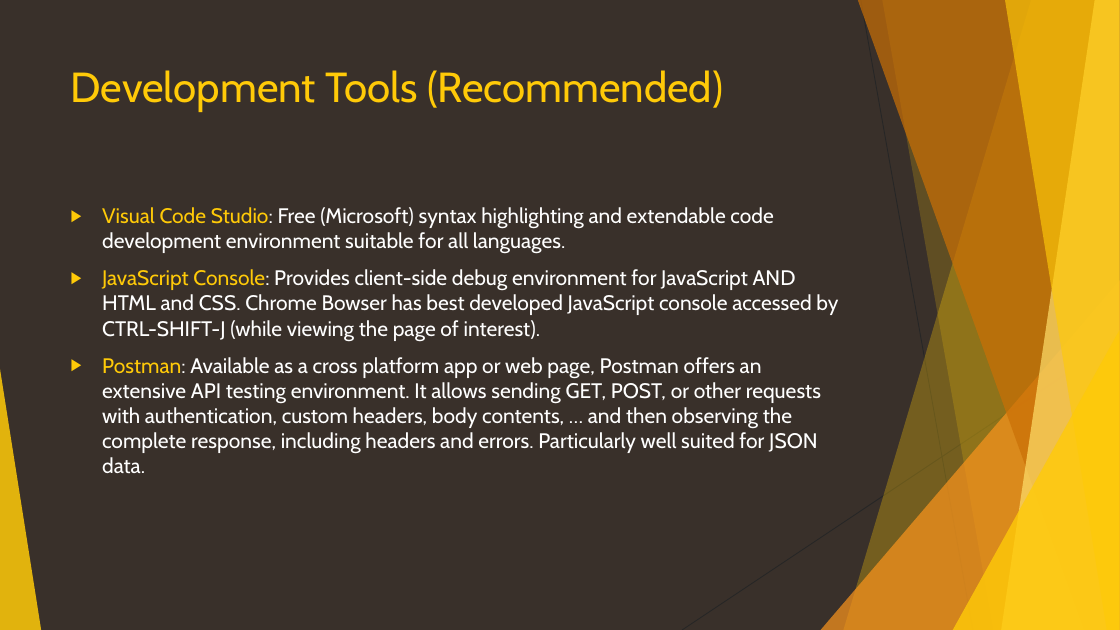
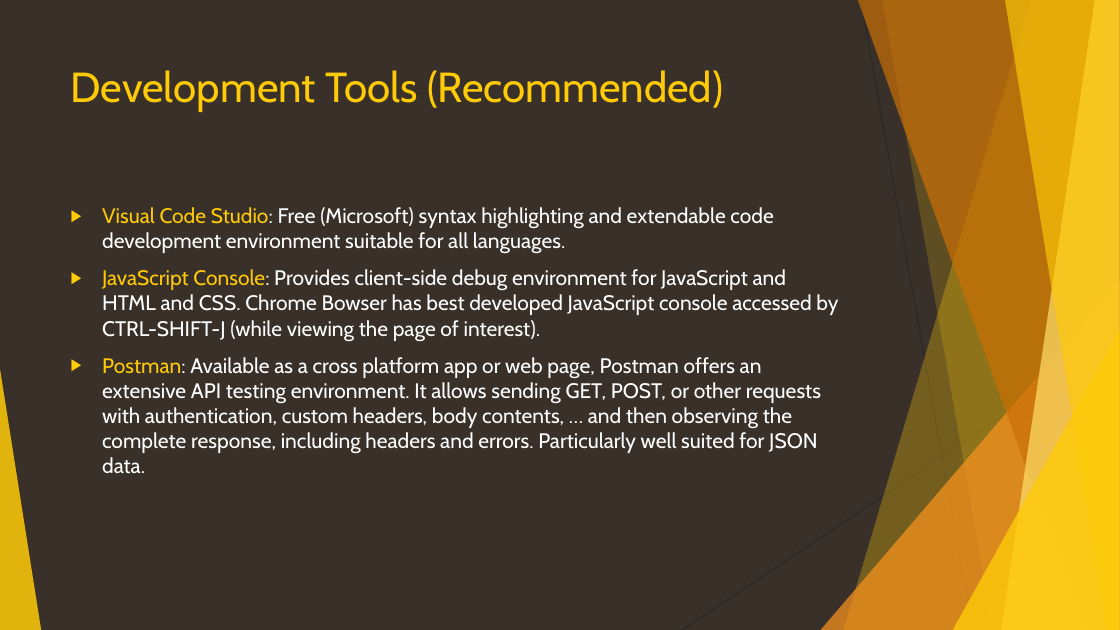
Before and after one commit to CanyonCasa/HomebrewDIY, a slide deck: slide 11 of HomebrewAPI.pptx (slide 10 before the commit). Drawn at 1120x630 pixels with LibreOffice and Linux fonts; fonts in the diff are those of the drawing. Boxes give left, top, right and bottom in pixels: in the first picture for what was removed or moved away, otherwise in the second. Text is boxed around its words. In the diff, an @@ line names an element or a change of style, - is before the commit and + after.

```diff
--- a/HomebrewAPI.pptx
+++ b/HomebrewAPI.pptx
@@ text at (102, 269, 838, 342): text changed @@
-▶ JavaScript Console: Provides client-side debug environment for JavaScript AND HTML and CSS. Chrome Bowser has best developed JavaScript console accessed by CTRL-SHIFT-J (while viewing the page of interest).
+▶ JavaScript Console: Provides client-side debug environment for JavaScript and HTML and CSS. Chrome Bowser has best developed JavaScript console accessed by CTRL-SHIFT-J (while viewing the page of interest).
```
Also in this commit, not shown: 10 other slides changed, 4 slides added, 1 slide removed, 8 other files.
